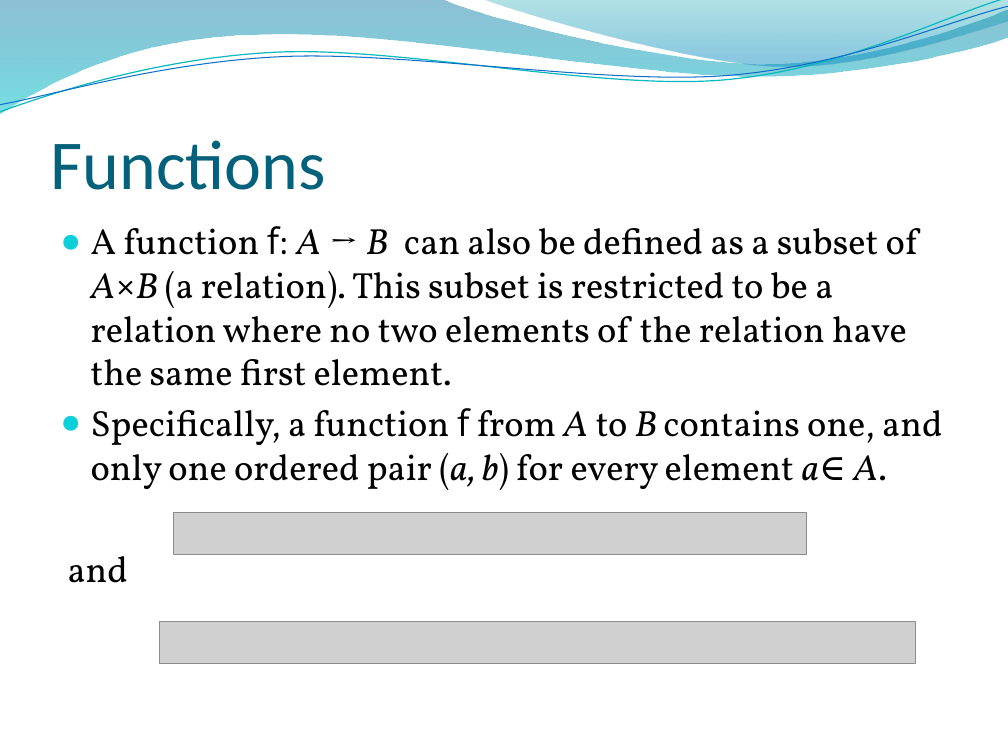
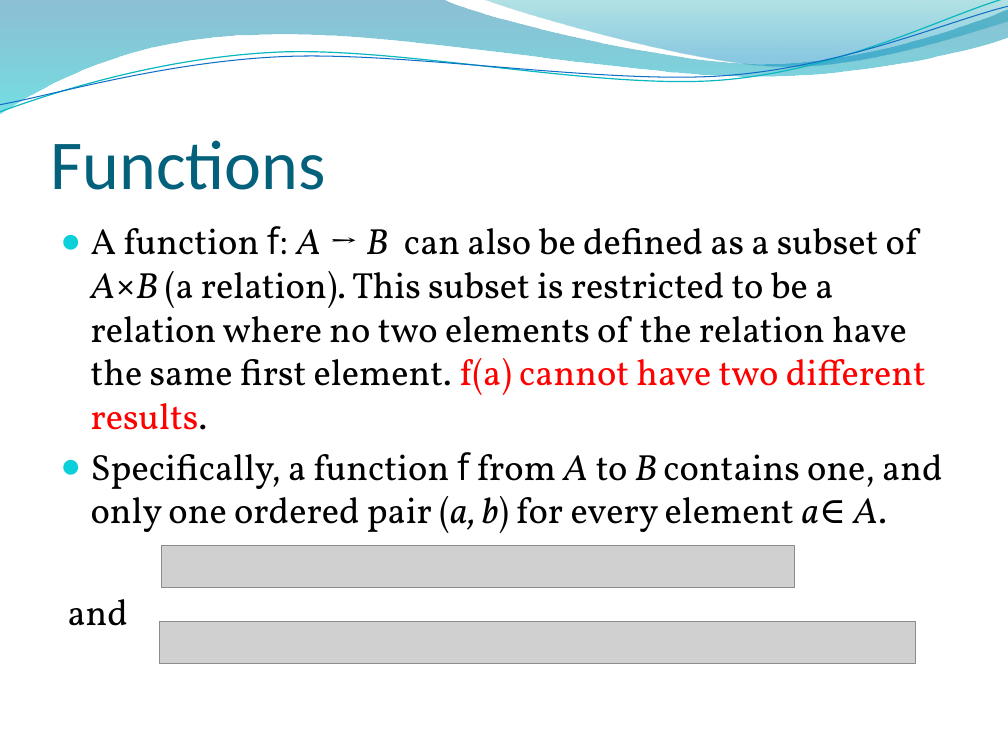
Before and after one commit to lin-chen-GA/lin-chen-GA.github.io, a slide deck: slide 59 of cs2620/slides/cs2620_notes2.pptx. Drawn at 1008x756 pixels with LibreOffice and Linux fonts; fonts in the diff are those of the drawing; grey boxes stand for pictures; background and template pictures are left out. Boxes give left, top, right and bottom in pixels: in the first picture for what was removed or moved away, otherwise in the second. Text is boxed around its words. In the diff, an @@ line names an element or a change of style, - is before the commit and + after.

Commit message:
CS2620

```diff
--- a/cs2620/slides/cs2620_notes2.pptx
+++ b/cs2620/slides/cs2620_notes2.pptx
@@ text at box(91, 226, 926, 430): text changed @@
-● A function f: A → B can also be defined as a subset of A×B (a relation). This subset is restricted to be a relation where no two elements of the relation have the same first element.
+● A function f: A → B can also be defined as a subset of A×B (a relation). This subset is restricted to be a relation where no two elements of the relation have the same first element. f(a) cannot have two different results.
@@ picture: place and size @@
-picture at box(173, 512, 806, 554)
+picture at box(161, 545, 794, 588)
```
Also in this commit, not shown: 3 other slides changed, 1 slide added.
